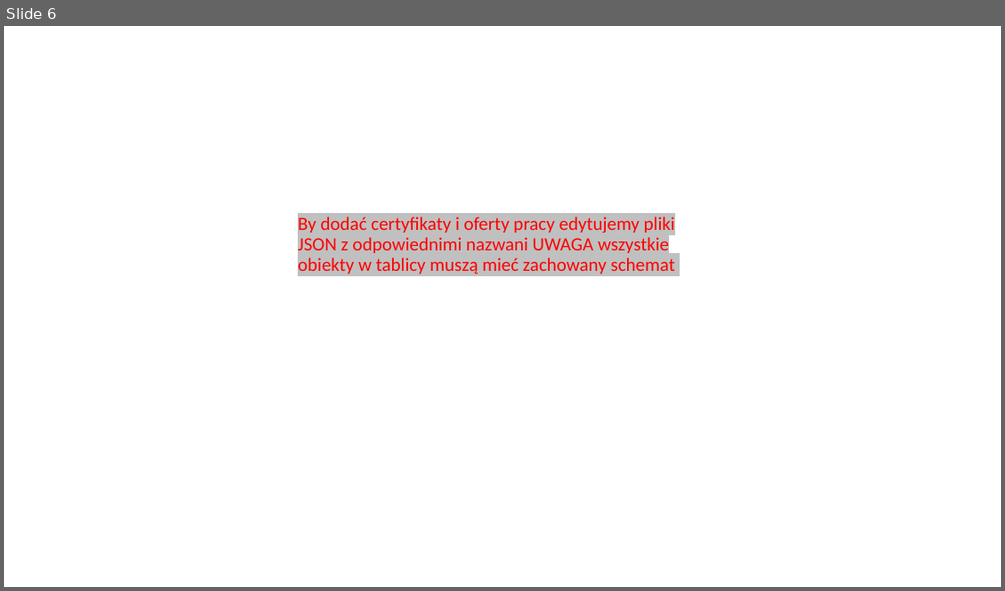
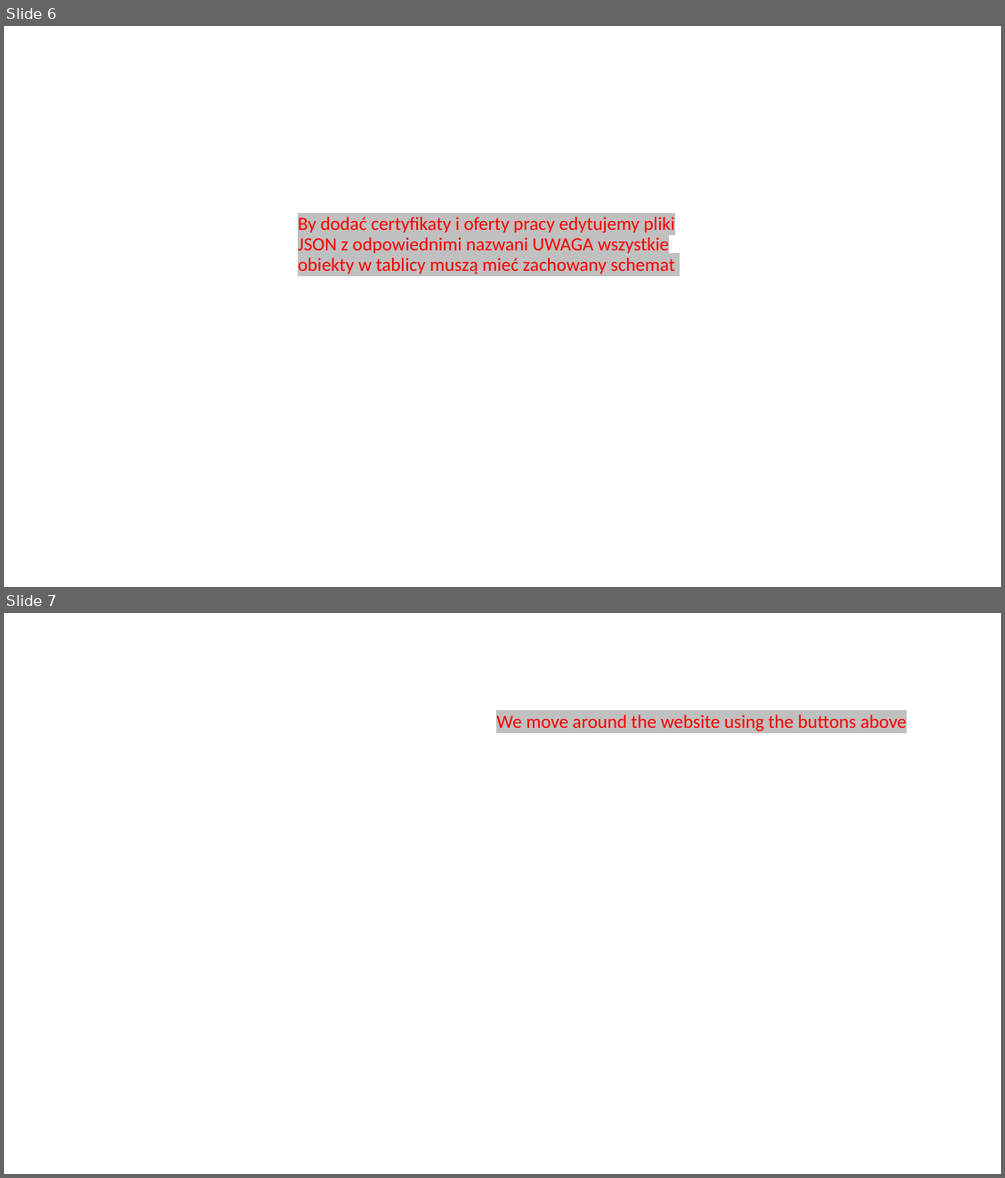
Before and after one commit to SzczepanRy/mockup, a slide deck: prentacje/Funkcjonalności strony.pptx. Shown one above the other, each under a label of ours: slide 6 before the commit, slides 6 and 7 after it. The pictures are 1005x591 and 1005x1178 pixels, drawn with LibreOffice and Linux fonts; fonts in the diff are those of the drawing; background and template pictures are left out. Boxes give left, top, right and bottom in pixels: in the first picture for what was removed or moved away, otherwise in the second. Text is boxed around its words. In the diff, an @@ line names an element or a change of style, - is before the commit and + after.

```diff
--- a/prentacje/Funkcjonalności strony.pptx
+++ b/prentacje/Funkcjonalności strony.pptx
@@ slide 7 added at [4, 613, 1001, 1174], background picture (left out) @@
@@ title added at [496, 714, 906, 731], 18 pt, text #FF0000 @@
+We move around the website using the buttons above
```
Also in this commit, not shown: 5 slides changed, 4 other slides added, 1 other file.
